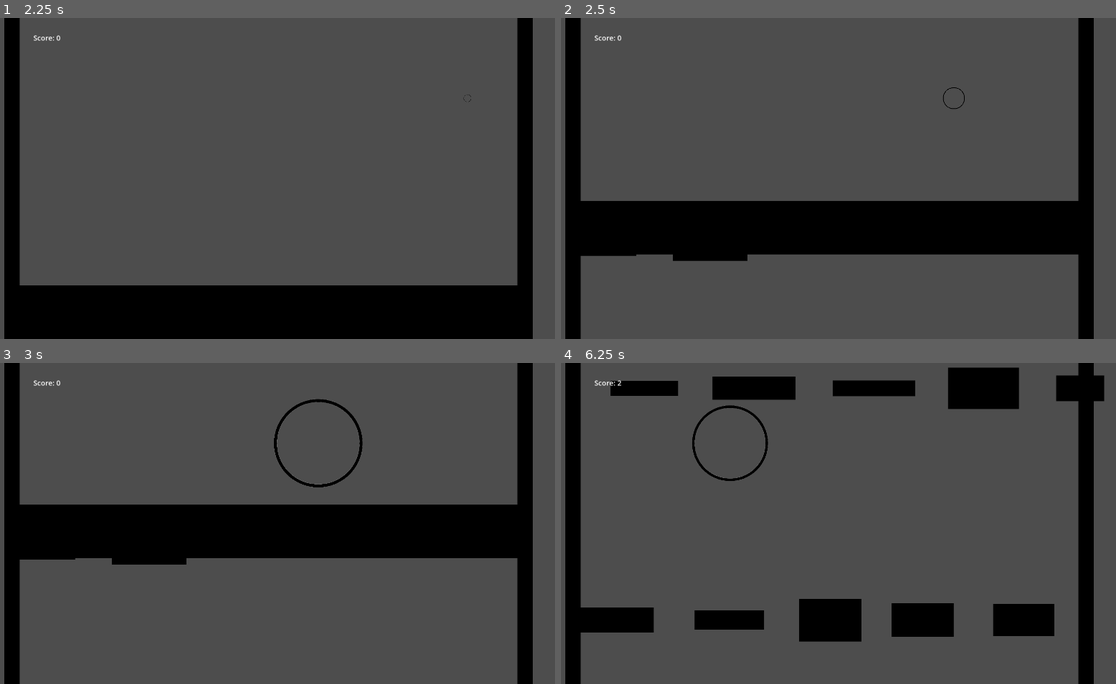
Above: before the commit, frames 1-4 (two rows, left to right).
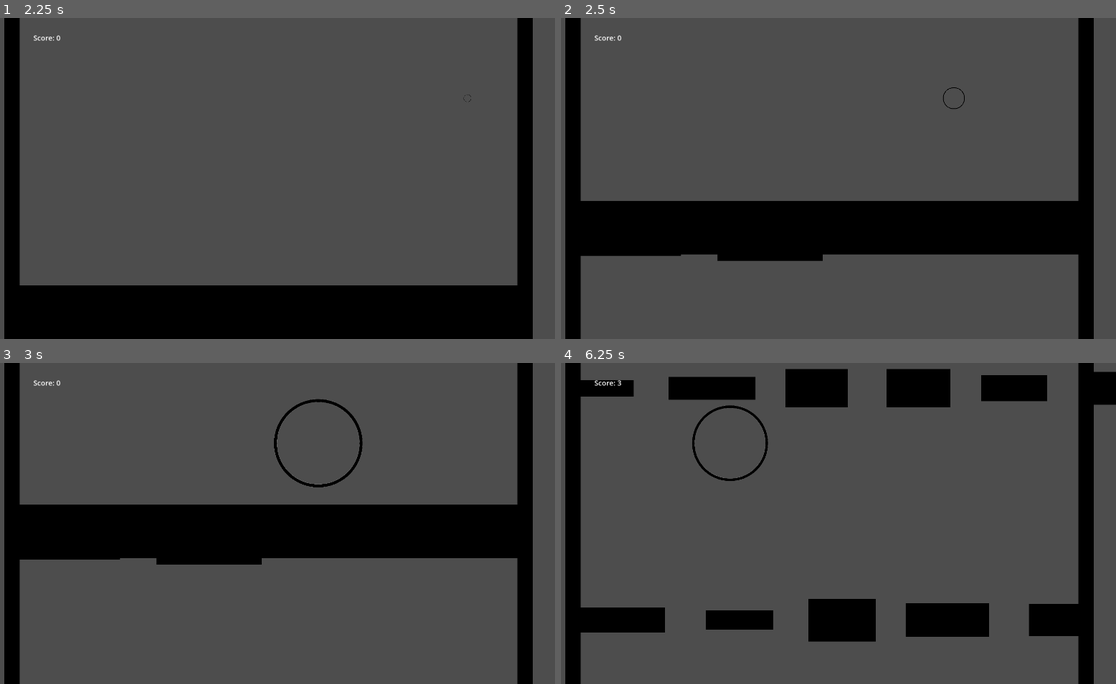
Above: after the commit, the same moments.

Repository: kylietmo/gmtk-2024-game
Game: Godot game, scene res://menus/start_screen/start_screen.tscn
Same seed, same stepped clock (60 frames per second), same inputs: the game is played once before the commit and once after it. Sound files missing from this copy of the repository are replaced by a short silence.
Inputs:
- Up to frame 1 (2.25 s): click "Start" at 0.5 s; tap Enter at 1.25 s; hold D (right) 1.28-2.03 s; tap 3 (size_large) at 1.35 s; hold A (left) from 2.03 s (still down); tap 1 (size_small) at 2.1 s
- Up to frame 2 (2.5 s): keep holding A (left)
- Up to frame 3 (3 s): release A (left) at 2.78 s; hold D (right) from 2.78 s (still down); tap 3 (size_large) at 2.85 s
- Up to frame 4 (6.25 s): tap 1 (size_small) at 3.6, 5.1 s; release D (right) at 4.28 s; hold A (left) from 4.28 s (still down); tap 3 (size_large) at 4.35, 5.85 s

Frame 1 is identical in both runs. In frame 2, 0.5% of the frame differs, in the area x 13-48%, y 73-76%; in frame 3, 0.5%; in frame 4, 9.2%, in the area x 3-100%, y 1-87%.

Commit message:
Adjusting max platform size.

Diff:
--- a/src/game.gd
+++ b/src/game.gd
@@ -7,7 +7,7 @@
 @export var MIN_NUM_GAPS = 1
 @export var MAX_NUM_GAPS = 4
 @export var MIN_OBSTACLE_WIDTH = 200
-@export var MAX_OBSTACLE_WIDTH = 300
+@export var MAX_OBSTACLE_WIDTH = 400
 @export var MIN_OBSTACLE_HEIGHT = 50
 @export var MAX_OBSTACLE_HEIGHT = 150
 @export var PROBABILITY_OF_GAP = 0.3
